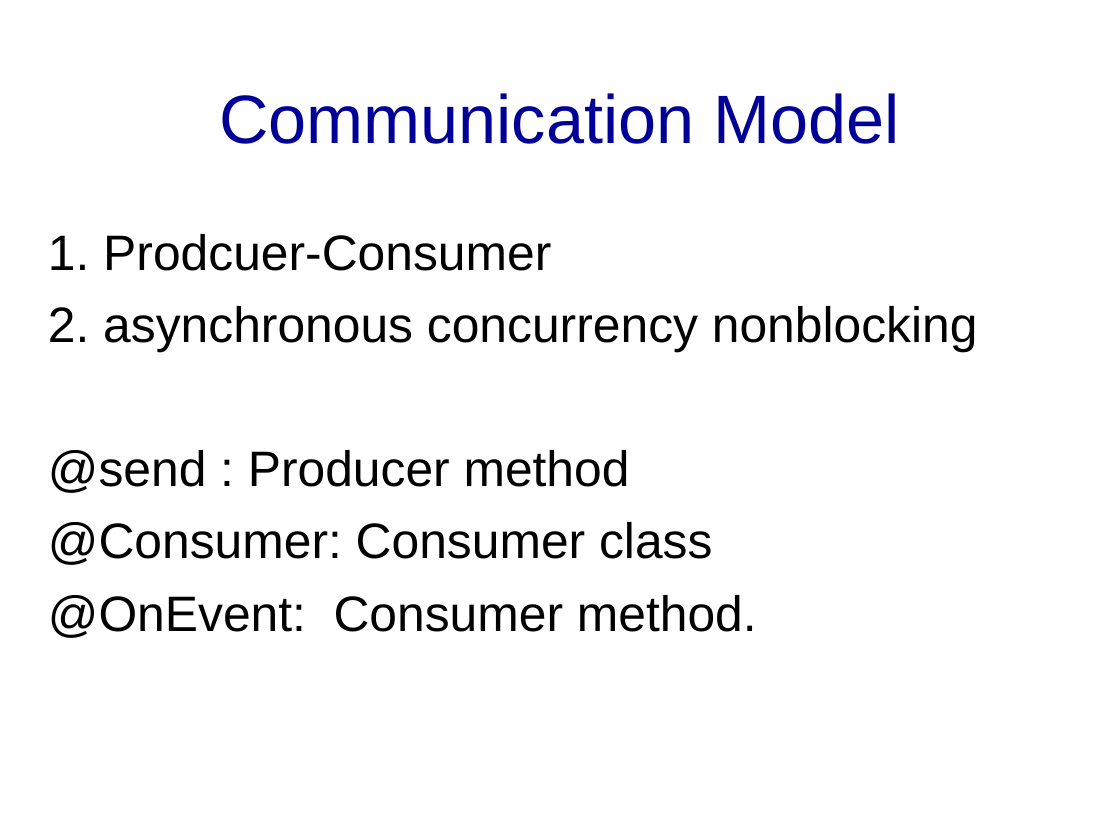
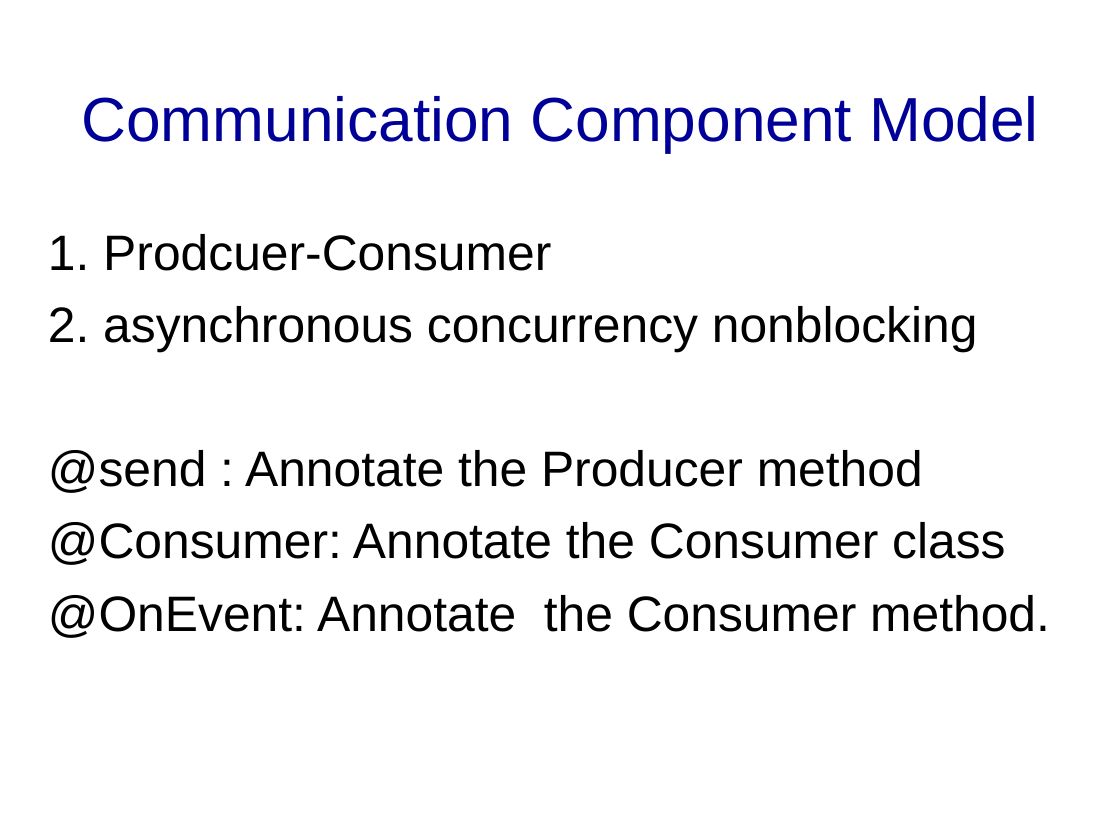
Before and after one commit to banq/jdonframework, a slide deck: slide 17 of doc/english/JdonFramework.ppt (slide 16 before the commit). Drawn at 1120x840 pixels with LibreOffice and Linux fonts; fonts in the diff are those of the drawing; background and template pictures are left out. Boxes give left, top, right and bottom in pixels: in the first picture for what was removed or moved away, otherwise in the second. Text is boxed around its words. In the diff, an @@ line names an element or a change of style, - is before the commit and + after.

```diff
--- a/doc/english/JdonFramework.ppt
+++ b/doc/english/JdonFramework.ppt
@@ title at (x1=81, y1=96, x2=1038, y2=152): text changed; size 44 to 40 pt @@
-Communication Model
+Communication Component Model
@@ text at (x1=48, y1=450, x2=1050, y2=638): text changed @@
-@send : Producer method
-@Consumer: Consumer class
-@OnEvent: Consumer method.
+@send : Annotate the Producer method
+@Consumer: Annotate the Consumer class
+@OnEvent: Annotate the Consumer method.
```
Also in this commit, not shown: 8 other slides changed, 5 slides added, 4 slides removed, 2 other files.
